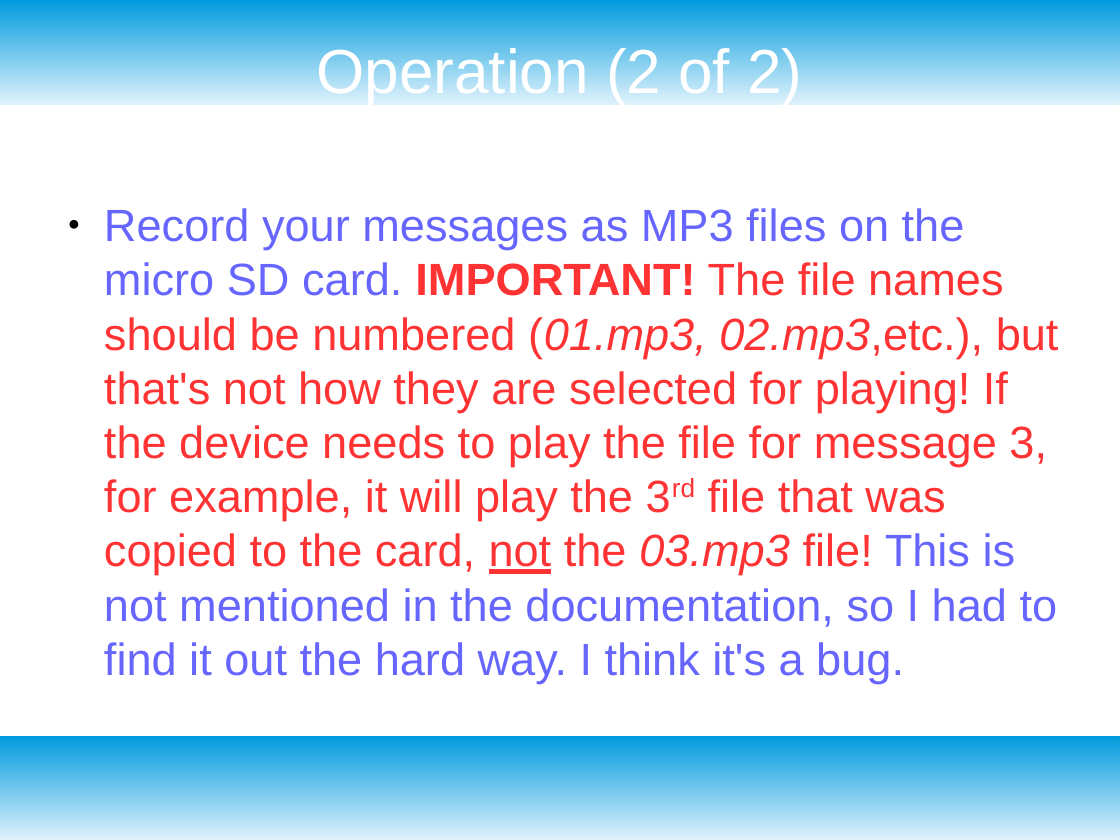
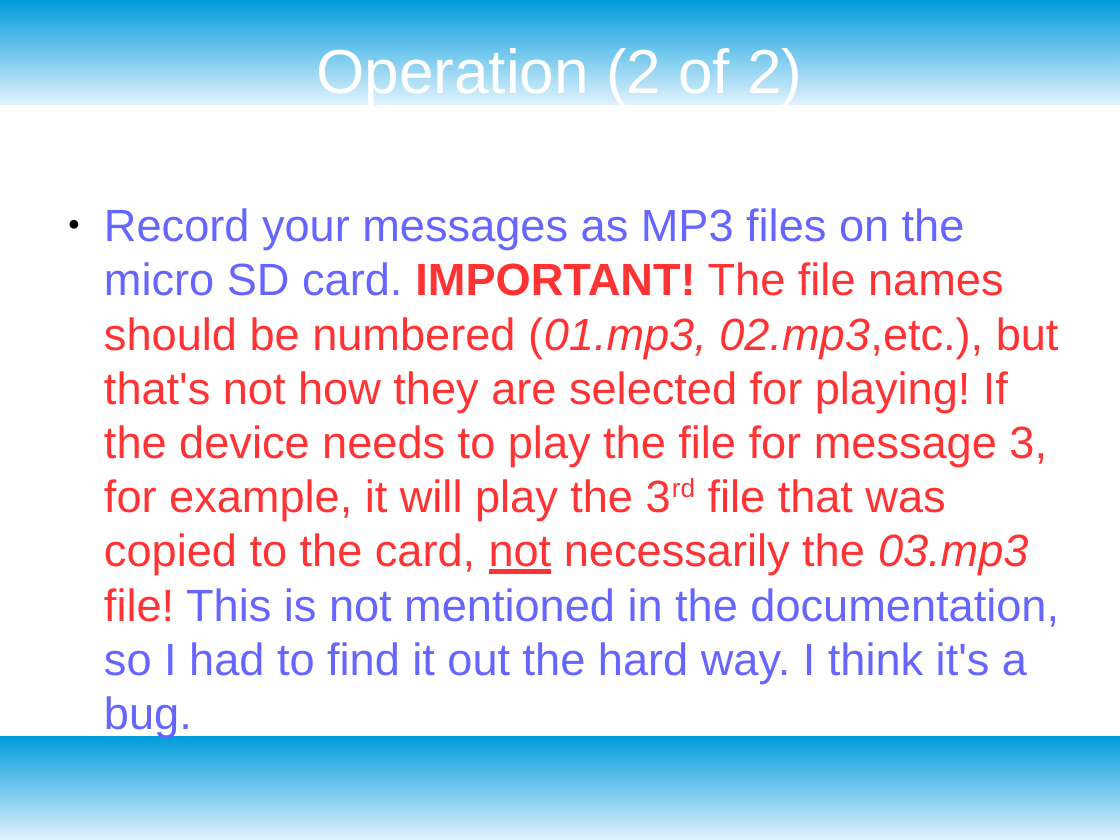
Before and after one commit to buteomont/mqttListener, a slide deck: slide 8 of presentation/HOT Club presentation.odp. Drawn at 1120x840 pixels with LibreOffice and Linux fonts; fonts in the diff are those of the drawing. Boxes give left, top, right and bottom in pixels: in the first picture for what was removed or moved away, otherwise in the second. Text is boxed around its words. In the diff, an @@ line names an element or a change of style, - is before the commit and + after.

```diff
--- a/presentation/HOT Club presentation.odp
+++ b/presentation/HOT Club presentation.odp
@@ text at [104,208,1059,683]: text changed @@
-● Record your messages as MP3 files on the micro SD card. IMPORTANT! The file names should be numbered (01.mp3, 02.mp3,etc.), but that's not how they are selected for playing! If the device needs to play the file for message 3, for example, it will play the 3rd file that was copied to the card, not the 03.mp3 file! This is not mentioned in the documentation, so I had to find it out the hard way. I think it's a bug.
+● Record your messages as MP3 files on the micro SD card. IMPORTANT! The file names should be numbered (01.mp3, 02.mp3,etc.), but that's not how they are selected for playing! If the device needs to play the file for message 3, for example, it will play the 3rd file that was copied to the card, not necessarily the 03.mp3 file! This is not mentioned in the documentation, so I had to find it out the hard way. I think it's a bug.
```
Also in this commit, not shown: 1 other slide changed, 3 other files.
